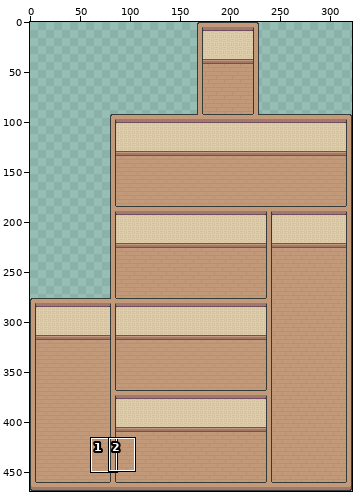
Two versions of one sprite sheet, graphDataStructureVisualizer/Content/map.png. The picture above shows the old version from afar; the outline marks the close-up.
Close-up. Before:
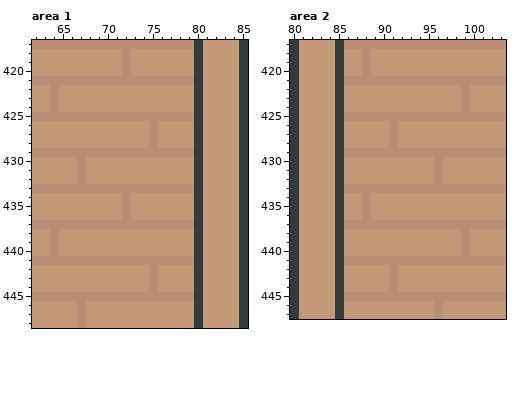
The file is 322x469 pixels. Colours within 5 levels of each other are drawn and written as one. Shown: area 1: x 62..85, y 417..448; area 2: x 80..103, y 417..447. The commit also changed other parts of the picture, which this record leaves out.
And afterwards:
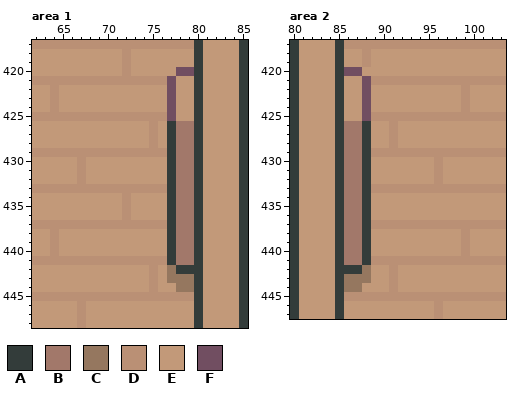
Palette (. is transparent): A #333c3a  B #a2786a  C #95775f  D #ba9075  E #c29979  F #714e61
The edit:
--- area 1
@@ x 75..81 @@
 419 EEEEEAE
-420 EEEEEAE
-421 DDDDDAE
-422 EEEEEAE
-423 EEEEEAE
-424 EEEEEAE
-425 DDDDDAE
-426 DEEEEAE
-427 DEEEEAE
-428 DEEEEAE
-429 DDDDDAE
-430 EEEEEAE
-431 EEEEEAE
-432 EEEEEAE
-433 DDDDDAE
-434 EEEEEAE
-435 EEEEEAE
-436 EEEEEAE
-437 DDDDDAE
-438 EEEEEAE
-439 EEEEEAE
-440 EEEEEAE
-441 DDDDDAE
-442 DEEEEAE
-443 DEEEEAE
-444 DEEEEAE
+420 EEEFFAE
+421 DDFEEAE
+422 EEFEEAE
+423 EEFEEAE
+424 EEFEEAE
+425 DDFEEAE
+426 DEABBAE
+427 DEABBAE
+428 DEABBAE
+429 DDABBAE
+430 EEABBAE
+431 EEABBAE
+432 EEABBAE
+433 DDABBAE
+434 EEABBAE
+435 EEABBAE
+436 EEABBAE
+437 DDABBAE
+438 EEABBAE
+439 EEABBAE
+440 EEABBAE
+441 DDABBAE
+442 DECAAAE
+443 DECCCAE
+444 DEECCAE
 445 DDDDDAE
--- area 2
@@ x 84..90 @@
 419 EAEEDEE
-420 EAEEDEE
-421 EADDDDD
-422 EAEEEEE
-423 EAEEEEE
-424 EAEEEEE
-425 EADDDDD
-426 EAEEEEE
-427 EAEEEEE
-428 EAEEEEE
-429 EADDDDD
-430 EAEEEEE
-431 EAEEEEE
-432 EAEEEEE
-433 EADDDDD
-434 EAEEDEE
-435 EAEEDEE
-436 EAEEDEE
-437 EADDDDD
-438 EAEEEEE
-439 EAEEEEE
-440 EAEEEEE
-441 EADDDDD
-442 EAEEEEE
-443 EAEEEEE
-444 EAEEEEE
+420 EAFFEEE
+421 EAEEFDD
+422 EAEEFEE
+423 EAEEFEE
+424 EAEEFEE
+425 EAEEFDD
+426 EABBAEE
+427 EABBAEE
+428 EABBAEE
+429 EABBADD
+430 EABBAEE
+431 EABBAEE
+432 EABBAEE
+433 EABBADD
+434 EABBAEE
+435 EABBAEE
+436 EABBAEE
+437 EABBADD
+438 EABBAEE
+439 EABBAEE
+440 EABBAEE
+441 EABBADD
+442 EAAACEE
+443 EACCCEE
+444 EACCEEE
 445 EADDDDD
